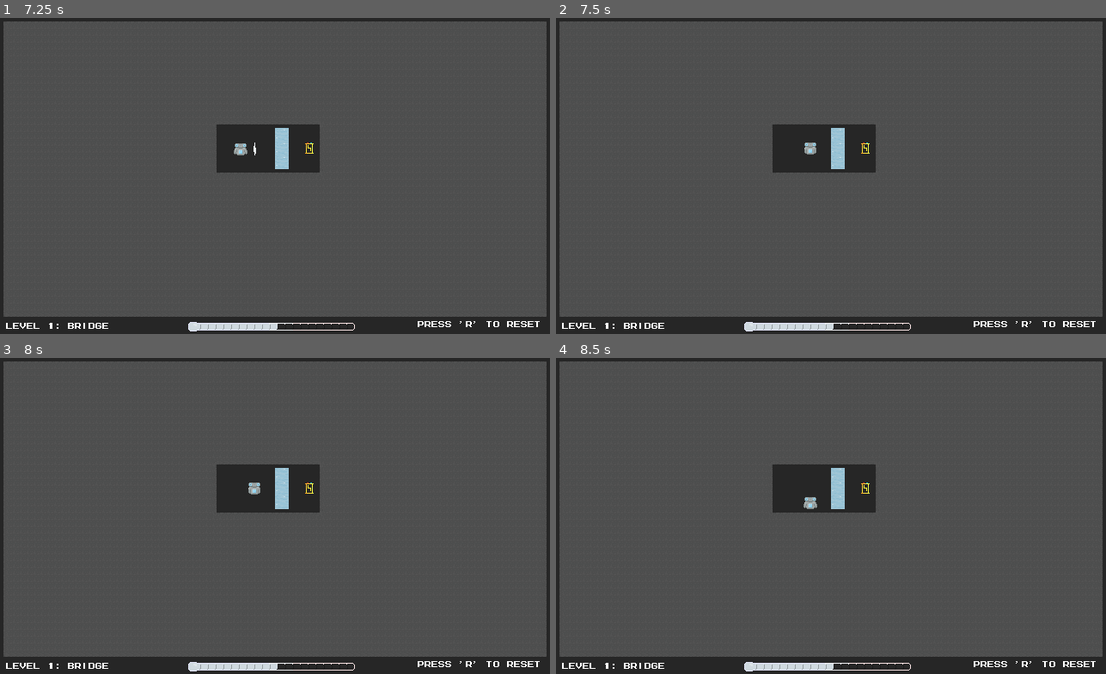
Above: before the commit, frames 1-4 (two rows, left to right).
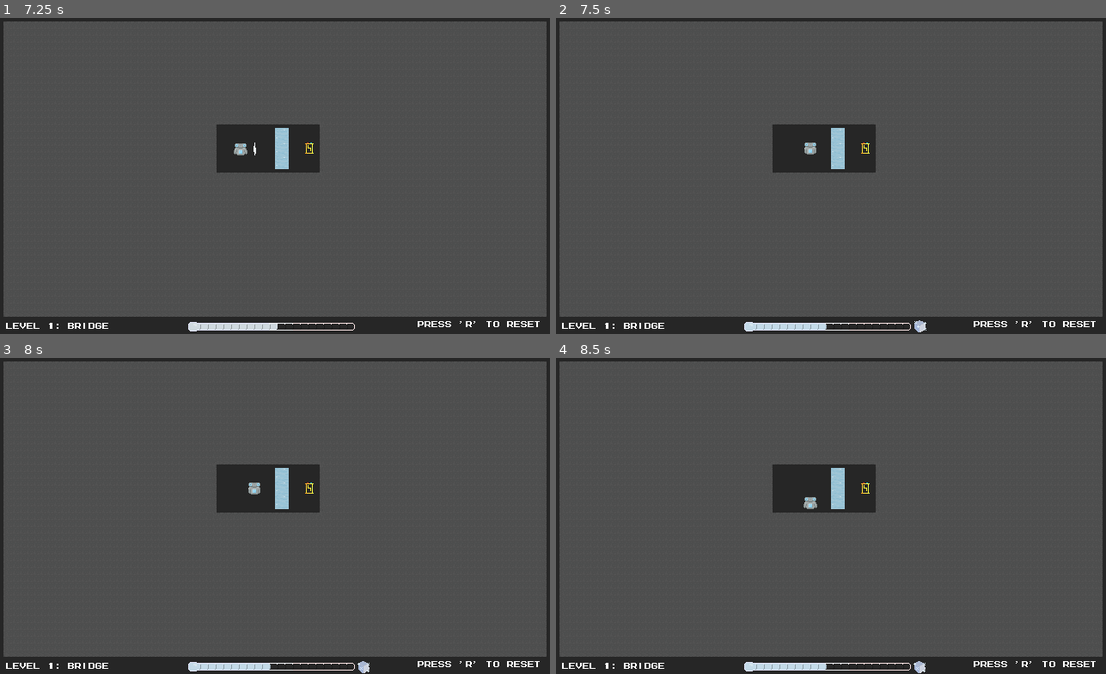
Above: after the commit, the same moments.

Repository: PhotonChaos/TemperatureBalance
Game: Godot game, scene res://scenes/main.tscn
Two runs of this game, one before a commit and one after it. Both use one fixed random seed, a clock stepped at 60 frames per second and the inputs below.
Inputs (mouse positions are in pixels of both pictures, inside the frame that each line leads up to):
- Up to frame 1 (7.25 s): tap Space (start_game) at 0.5, 1.35, 2.85, 4.35, 5.85 s; move the mouse to (396, 160) at 0.52 s; hold Right (move_right) 0.53-1.28 s; hold Space (start_game) 0.53-1.28 s; click (396, 160) at 0.67 s; tap R (retry) every 0.75 s from 1.25 to 4.25 s; move the mouse to (165, 191) at 1.27 s; hold Down (move_down) 1.28-2.03 s; move the mouse to (330, 106) at 2.02 s; hold Right (move_right) 2.03-2.78 s; hold Space (start_game) 2.03-2.78 s; move the mouse to (247, 239) at 2.77 s; hold Up (move_up) 2.78-3.53 s; click (247, 239) at 2.92 s; move the mouse to (440, 223) at 3.52 s; hold Space (start_game) 3.53-4.28 s; hold Left (move_left) 3.53-5.03 s; move the mouse to (110, 128) at 4.27 s; move the mouse to (302, 176) at 5.02 s; hold Down (move_down) 5.03-5.78 s; hold Space (start_game) 5.03-5.78 s; click (302, 176) at 5.17 s; move the mouse to (192, 97) at 5.77 s; hold Right (move_right) 5.78-6.53 s; move the mouse to (396, 160) at 6.52 s; hold Up (move_up) from 6.53 s (still down); hold Space (start_game) from 6.53 s (still down)
- Up to frame 2 (7.5 s): move the mouse to (721, 191) at 7.27 s; release Up (move_up) at 7.28 s; release Space (start_game) at 7.28 s; hold Right (move_right) from 7.28 s (still down); tap Space (start_game) at 7.35 s; click (721, 191) at 7.42 s
- Up to frame 3 (8 s): keep holding Right (move_right)
- Up to frame 4 (8.5 s): move the mouse to (886, 446) at 8.02 s; release Right (move_right) at 8.03 s; hold Down (move_down) from 8.03 s (still down); hold Space (start_game) from 8.03 s (still down)

Frame 1 is identical in both runs. In frame 2, less than 0.1% of the frame differs, in the area x 49-68%, y 95-100%; in frame 3, less than 0.1%; in frame 4, less than 0.1%.
Error before the commit: Cannot call method 'hide' on a null value. (res://scripts/game.gd:100)

Commit message:
Revert "Add battery pickup SFX"
This reverts commit 4690a18e43c86923dc0f56d6aa59da505650acb3.

Diff:
--- a/scenes/main.tscn
+++ b/scenes/main.tscn
@@ -9,23 +9,92 @@
 [ext_resource type="PackedScene" uid="uid://dxmhjfbwfb6gm" path="res://scenes/levels/Tutorial3.tscn" id="5_jamrn"]
 [ext_resource type="PackedScene" uid="uid://bjdag3d8dtyo0" path="res://scenes/levels/Challenge1.tscn" id="6_tnap7"]
 [ext_resource type="PackedScene" uid="uid://c0e45rx2qtbde" path="res://scenes/levels/Challenge2.tscn" id="7_12tus"]
-[ext_resource type="PackedScene" path="res://scenes/levels/Tutorial5.tscn" id="8_a303j"]
-[ext_resource type="PackedScene" path="res://scenes/levels/Challenge3.tscn" id="9_77223"]
+[ext_resource type="PackedScene" uid="uid://bqyladtx4o1x1" path="res://scenes/levels/Tutorial5.tscn" id="8_a303j"]
+[ext_resource type="PackedScene" uid="uid://duaegsqlc2sl3" path="res://scenes/levels/Challenge3.tscn" id="9_77223"]
 [ext_resource type="PackedScene" uid="uid://caa2futy5kh05" path="res://scenes/thermometer.tscn" id="9_kc3wl"]
 [ext_resource type="PackedScene" uid="uid://c6o1prkrwh8bx" path="res://audio/effects/DeathSFXHandler.tscn" id="10_2l2ee"]
-[ext_resource type="PackedScene" path="res://scenes/levels/Challenge4.tscn" id="10_egq68"]
-[ext_resource type="PackedScene" path="res://scenes/levels/Challenge5.tscn" id="11_8rgfa"]
+[ext_resource type="PackedScene" uid="uid://b8dtewg8a8guf" path="res://scenes/levels/Challenge4.tscn" id="10_egq68"]
+[ext_resource type="PackedScene" uid="uid://dv0x8sy68myi8" path="res://scenes/levels/Challenge5.tscn" id="11_8rgfa"]
 [ext_resource type="AudioStream" uid="uid://cuhf8k348bx5p" path="res://audio/effects/Melt.wav" id="11_al86s"]
 [ext_resource type="PackedScene" uid="uid://c3bsieyrhkmwh" path="res://scenes/MainMenu.tscn" id="11_jm3ud"]
 [ext_resource type="AudioStream" uid="uid://lnc4nafmpuf4" path="res://audio/effects/Freeze.wav" id="12_80a3x"]
 [ext_resource type="AudioStream" uid="uid://cjp8y73uj5c4o" path="res://audio/effects/IcePickup.wav" id="13_4nidr"]
+[ext_resource type="PackedScene" path="res://scenes/levels/Challenge6.tscn" id="13_erdli"]
 [ext_resource type="AudioStream" uid="uid://bsihufggi4ubi" path="res://audio/effects/FirePickup.wav" id="14_lkvoy"]
 [ext_resource type="AudioStream" uid="uid://dcb441fsv2sra" path="res://audio/effects/LevelComplete.wav" id="15_gh57y"]
 [ext_resource type="PackedScene" uid="uid://c54c46vwr6weo" path="res://scenes/WinScreen.tscn" id="17_ah4y5"]
-[ext_resource type="AudioStream" uid="uid://cfo2feh5x0qme" path="res://audio/effects/BatteryPickup.wav" id="21_0gbns"]
 [ext_resource type="AudioStream" uid="uid://bk3wydsiedryw" path="res://audio/effects/Evaporate.wav" id="21_fs8h1"]
 [ext_resource type="Theme" uid="uid://coo5bwre2dob0" path="res://main_theme.tres" id="23_5yikk"]
 [ext_resource type="Script" path="res://scripts/level_stats.gd" id="24_pqpeu"]
+[ext_resource type="Texture2D" uid="uid://lan4vdrweiid" path="res://textures/UI/SteamIcon-Sheet.png" id="26_erw34"]
+[ext_resource type="Texture2D" uid="uid://cq4hx86kmjolt" path="res://textures/UI/IceCubeMelting-Sheet.png" id="26_toomn"]
+[ext_resource type="Texture2D" uid="uid://8vkk7efxs3l1" path="res://textures/UI/IceCubeFreezing-Sheet.png" id="27_vv8ik"]
+
+[sub_resource type="AtlasTexture" id="AtlasTexture_n8f4s"]
+atlas = ExtResource("26_erw34")
+region = Rect2(0, 0, 16, 16)
+
+[sub_resource type="AtlasTexture" id="AtlasTexture_bh2gx"]
+atlas = ExtResource("26_erw34")
+region = Rect2(16, 0, 16, 16)
+
+[sub_resource type="SpriteFrames" id="SpriteFrames_uvahb"]
+animations = [{
+"frames": [{
+"duration": 1.0,
+"texture": SubResource("AtlasTexture_n8f4s")
+}, {
+"duration": 1.0,
+"texture": SubResource("AtlasTexture_bh2gx")
+}],
+"loop": true,
+"name": &"default",
+"speed": 3.0
+}]
+
+[sub_resource type="AtlasTexture" id="AtlasTexture_sfkkf"]
+atlas = ExtResource("26_toomn")
+region = Rect2(0, 0, 16, 16)
+
+[sub_resource type="AtlasTexture" id="AtlasTexture_ol2to"]
+atlas = ExtResource("26_toomn")
+region = Rect2(16, 0, 16, 16)
+
+[sub_resource type="SpriteFrames" id="SpriteFrames_3eebf"]
+animations = [{
+"frames": [{
+"duration": 1.0,
+"texture": SubResource("AtlasTexture_sfkkf")
+}, {
+"duration": 1.0,
+"texture": SubResource("AtlasTexture_ol2to")
+}],
+"loop": true,
+"name": &"default",
+"speed": 3.0
+}]
+
+[sub_resource type="AtlasTexture" id="AtlasTexture_jndhx"]
+atlas = ExtResource("27_vv8ik")
+region = Rect2(0, 0, 16, 16)
+
+[sub_resource type="AtlasTexture" id="AtlasTexture_esybr"]
+atlas = ExtResource("27_vv8ik")
+region = Rect2(16, 0, 16, 16)
+
+[sub_resource type="SpriteFrames" id="SpriteFrames_sxotj"]
+animations = [{
+"frames": [{
+"duration": 1.0,
+"texture": SubResource("AtlasTexture_jndhx")
+}, {
+"duration": 1.0,
+"texture": SubResource("AtlasTexture_esybr")
+}],
+"loop": true,
+"name": &"default",
+"speed": 3.0
+}]
 
 [sub_resource type="LabelSettings" id="LabelSettings_axt1d"]
 font_size = 11
@@ -35,7 +104,7 @@
 
 [node name="MainGame" type="Node2D"]
 script = ExtResource("1_yeod1")
-levels = Array[PackedScene]([ExtResource("2_bh3j1"), ExtReso …(193 unchanged characters)… rce("10_egq68"), ExtResource("11_8rgfa")])
+levels = Array[PackedScene]([ExtResource("2_bh3j1"), ExtReso …(193 unchanged characters)… rce("10_egq68"), ExtResource("11_8rgfa"), ExtResource("13_erdli")])
 level_test_index = 1
 
 [node name="SoundtrackHandler" parent="." instance=ExtResource("3_j0vxa")]
@@ -44,6 +113,22 @@
 z_index = 1
 position = Vector2(320, 360)
 
+[node name="SteamIcon" type="AnimatedSprite2D" parent="Thermometer"]
+position = Vector2(121, -1)
+sprite_frames = SubResource("SpriteFrames_uvahb")
+frame = 1
+frame_progress = 0.69481
+
+[node name="MeltIcon" type="AnimatedSprite2D" parent="Thermometer"]
+position = Vector2(104, 0)
+sprite_frames = SubResource("SpriteFrames_3eebf")
+
+[node name="FreezeIcon" type="AnimatedSprite2D" parent="Thermometer"]
+position = Vector2(104, 0)
+sprite_frames = SubResource("SpriteFrames_sxotj")
+frame = 1
+frame_progress = 0.418776
+
 [node name="DeathSfxHandler" parent="." instance=ExtResource("10_2l2ee")]
 volume_db = -5.0
 
@@ -63,10 +148,6 @@
 
 [node name="LevelCompleteSfxHandler" parent="." instance=ExtResource("10_2l2ee")]
 stream = ExtResource("15_gh57y")
-volume_db = 8.0
-
-[node name="BatteryPickupSfxHandler" parent="." instance=ExtResource("10_2l2ee")]
-stream = ExtResource("21_0gbns")
 volume_db = 8.0
 
 [node name="EvaporateSfxHandler" parent="." instance=ExtResource("10_2l2ee")]
--- a/scripts/game.gd
+++ b/scripts/game.gd
@@ -37,7 +37,6 @@
 	$FreezeSfxHandler.attach_signal(current_level.freeze)
 	$EvaporateSfxHandler.attach_signal(current_level.steam)
 	$LevelCompleteSfxHandler.attach_signal(current_level.win)
-	$BatteryPickupSfxHandler.attach_signal(current_level.battery_sfx)
 func unload_level():
 	remove_child(current_level)
 	current_level.queue_free()
--- a/scripts/level.gd
+++ b/scripts/level.gd
@@ -9,7 +9,6 @@
 signal hot_pickup
 signal cold_pickup
 signal battery_pickup(num_collected: int)
-signal battery_sfx
 
 @export var level_name: String
 @export var player_template: PackedScene
@@ -157,6 +156,5 @@
 				win.emit()
 			else:
 				battery_pickup.emit(batteries_collected)
-				battery_sfx.emit()
 
 			set_tile(player_cell_x, player_cell_y, TileType.AIR)
